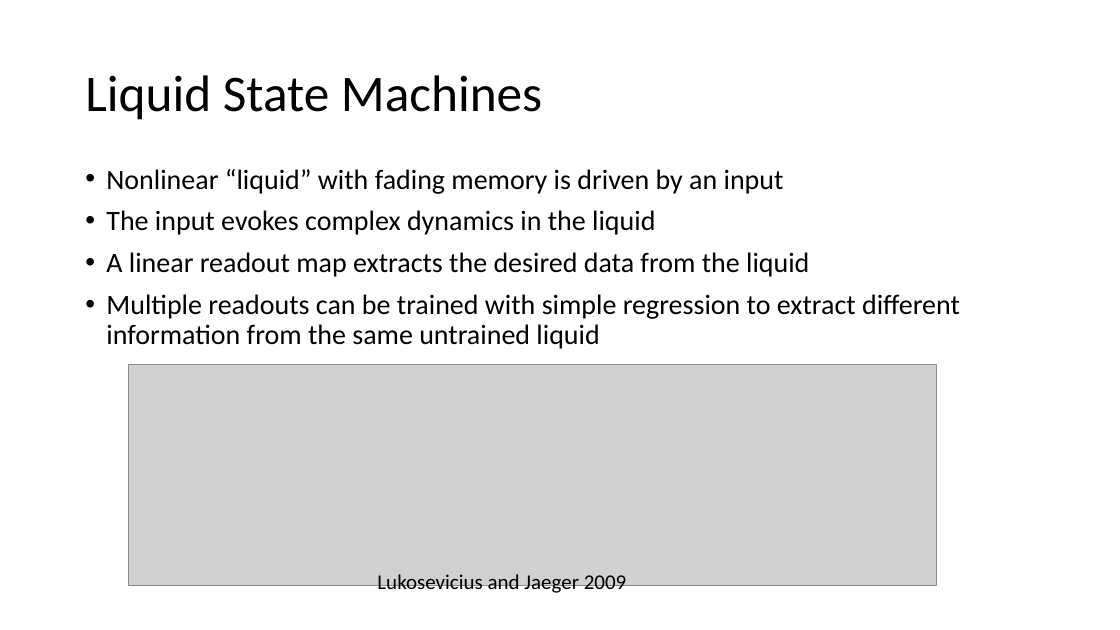
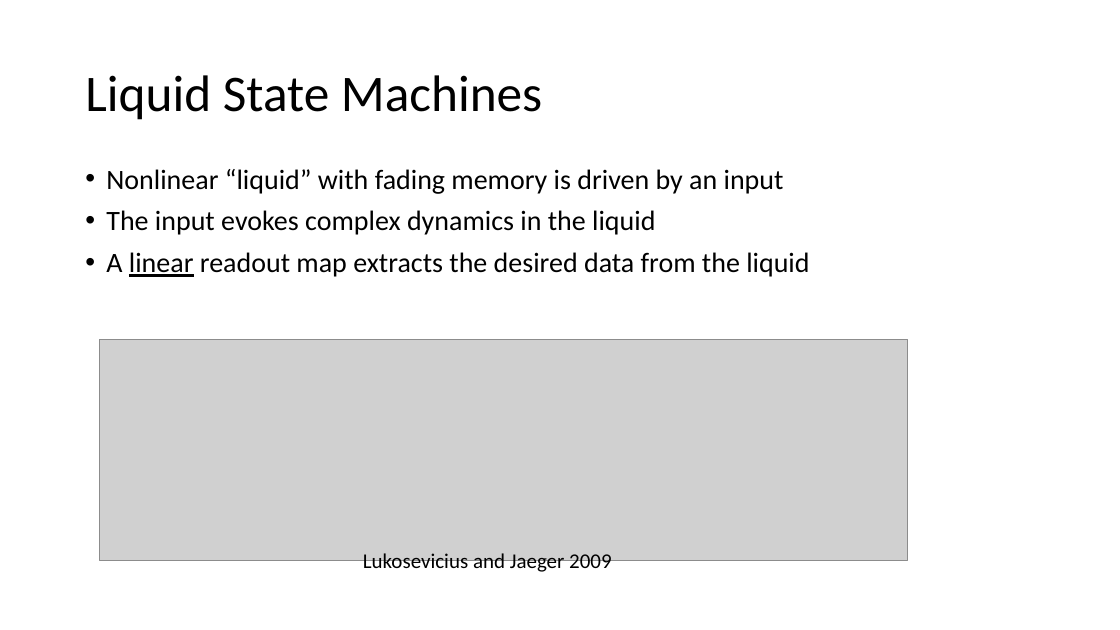
Before and after one commit to vbaker145/neuron, a slide deck: slide 4 of thesis/oral_qual/Oral Qual Presentation.pptx. Drawn at 1120x630 pixels with LibreOffice and Linux fonts; fonts in the diff are those of the drawing; grey boxes stand for pictures; background and template pictures are left out. Boxes give left, top, right and bottom in pixels: in the first picture for what was removed or moved away, otherwise in the second. Text is boxed around its words. In the diff, an @@ line names an element or a change of style, - is before the commit and + after.

Commit message:
Slide updates

```diff
--- a/thesis/oral_qual/Oral Qual Presentation.pptx
+++ b/thesis/oral_qual/Oral Qual Presentation.pptx
@@ text at (x1=106, y1=252, x2=809, y2=277): underline on in "linear" @@
@@ text at (x1=106, y1=294, x2=960, y2=349): paragraph removed @@
-• Multiple readouts can be trained with simple regression to extract different information from the same untrained liquid
@@ picture moved from (x1=129, y1=365, x2=937, y2=586) to (x1=100, y1=339, x2=908, y2=560) @@
@@ text "Lukosevicius and Jaeger 2009" moved from (x1=377, y1=574, x2=627, y2=595) to (x1=363, y1=553, x2=612, y2=574) @@
```
Also in this commit, not shown: 1 slide added.
